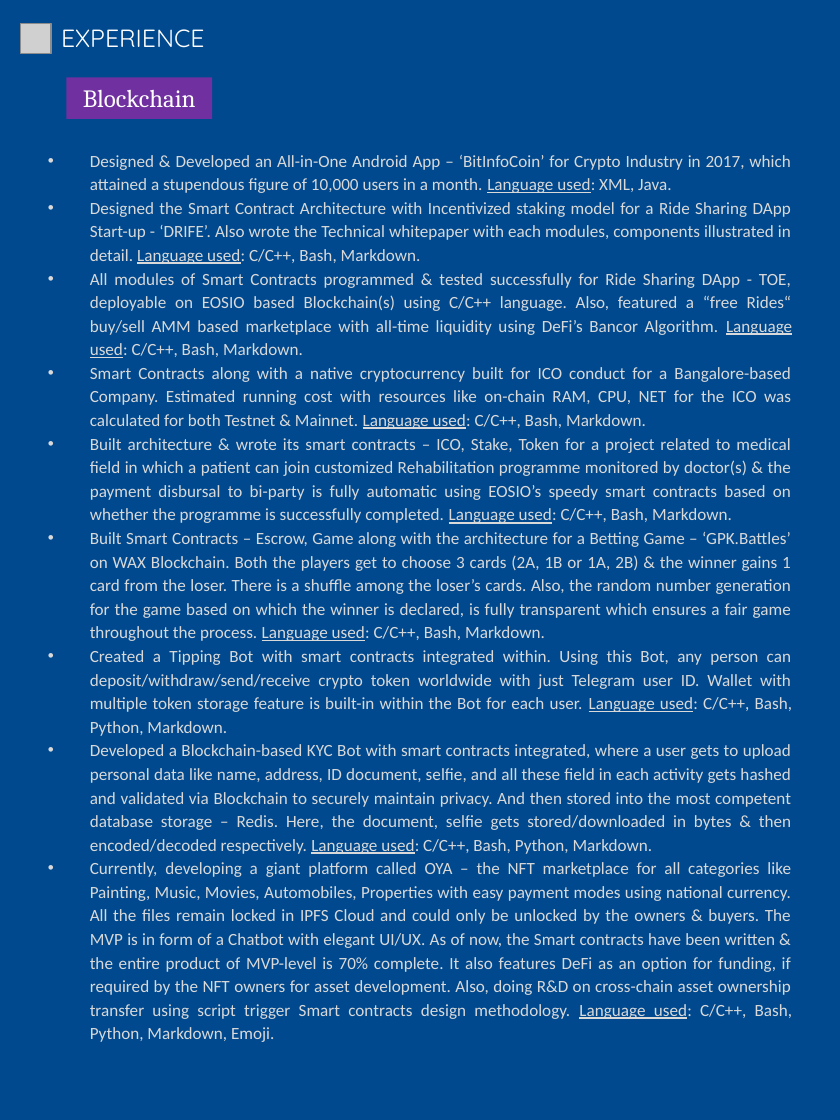
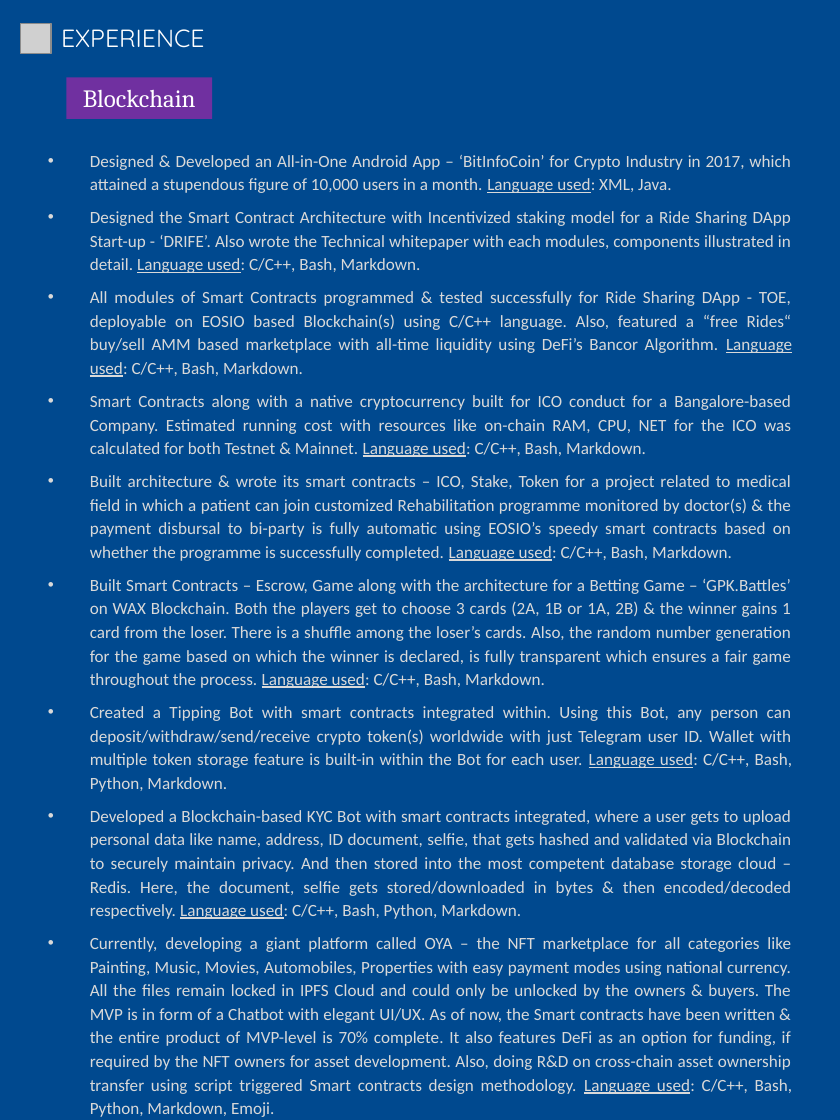
Before and after one commit to abhi3700/my_resume, a slide deck: slide 2 of my_resume.pptx. Drawn at 840x1120 pixels with LibreOffice and Linux fonts; fonts in the diff are those of the drawing; grey boxes stand for pictures. Boxes give left, top, right and bottom in pixels: in the first picture for what was removed or moved away, otherwise in the second. Text is boxed around its words. In the diff, an @@ line names an element or a change of style, - is before the commit and + after.

```diff
--- a/my_resume.pptx
+++ b/my_resume.pptx
@@ text at (90,155,792,688): more space between paragraphs @@
@@ text at (90,706,792,1117): text changed @@
-• Created a Tipping Bot with smart contracts integrated within. Using this Bot, any person can deposit/withdraw/send/receive crypto token worldwide with just Telegram user ID. Wallet with multiple token storage feature is built-in within the Bot for each user. Language used: C/C++, Bash, Python, Markdown.
-• Developed a Blockchain-based KYC Bot with smart contracts integrated, where a user gets to upload personal data like name, address, ID document, selfie, and all these field in each activity gets hashed and validated via Blockchain to securely maintain privacy. And then stored into the most competent database storage – Redis. Here, the document, selfie gets stored/downloaded in bytes & then encoded/decoded respectively. Language used: C/C++, Bash, Python, Markdown.
-• Currently, developing a giant platform called OYA – the NFT marketplace for all categories like Painting, Music, Movies, Automobiles, Properties with easy payment modes using national currency. All the files remain locked in IPFS Cloud and could only be unlocked by the owners & buyers. The MVP is in form of a Chatbot with elegant UI/UX. As of now, the Smart contracts have been written & the entire product of MVP-level is 70% complete. It also features DeFi as an option for funding, if required by the NFT owners for asset development. Also, doing R&D on cross-chain asset ownership transfer using script trigger Smart contracts design methodology. Language used: C/C++, Bash, Python, Markdown, Emoji.
+• Created a Tipping Bot with smart contracts integrated within. Using this Bot, any person can deposit/withdraw/send/receive crypto token(s) worldwide with just Telegram user ID. Wallet with multiple token storage feature is built-in within the Bot for each user. Language used: C/C++, Bash, Python, Markdown.
+• Developed a Blockchain-based KYC Bot with smart contracts integrated, where a user gets to upload personal data like name, address, ID document, selfie, that gets hashed and validated via Blockchain to securely maintain privacy. And then stored into the most competent database storage cloud – Redis. Here, the document, selfie gets stored/downloaded in bytes & then encoded/decoded respectively. Language used: C/C++, Bash, Python, Markdown.
+• Currently, developing a giant platform called OYA – the NFT marketplace for all categories like Painting, Music, Movies, Automobiles, Properties with easy payment modes using national currency. All the files remain locked in IPFS Cloud and could only be unlocked by the owners & buyers. The MVP is in form of a Chatbot with elegant UI/UX. As of now, the Smart contracts have been written & the entire product of MVP-level is 70% complete. It also features DeFi as an option for funding, if required by the NFT owners for asset development. Also, doing R&D on cross-chain asset ownership transfer using script triggered Smart contracts design methodology. Language used: C/C++, Bash, Python, Markdown, Emoji.
```
Also in this commit, not shown: 2 other slides changed.
